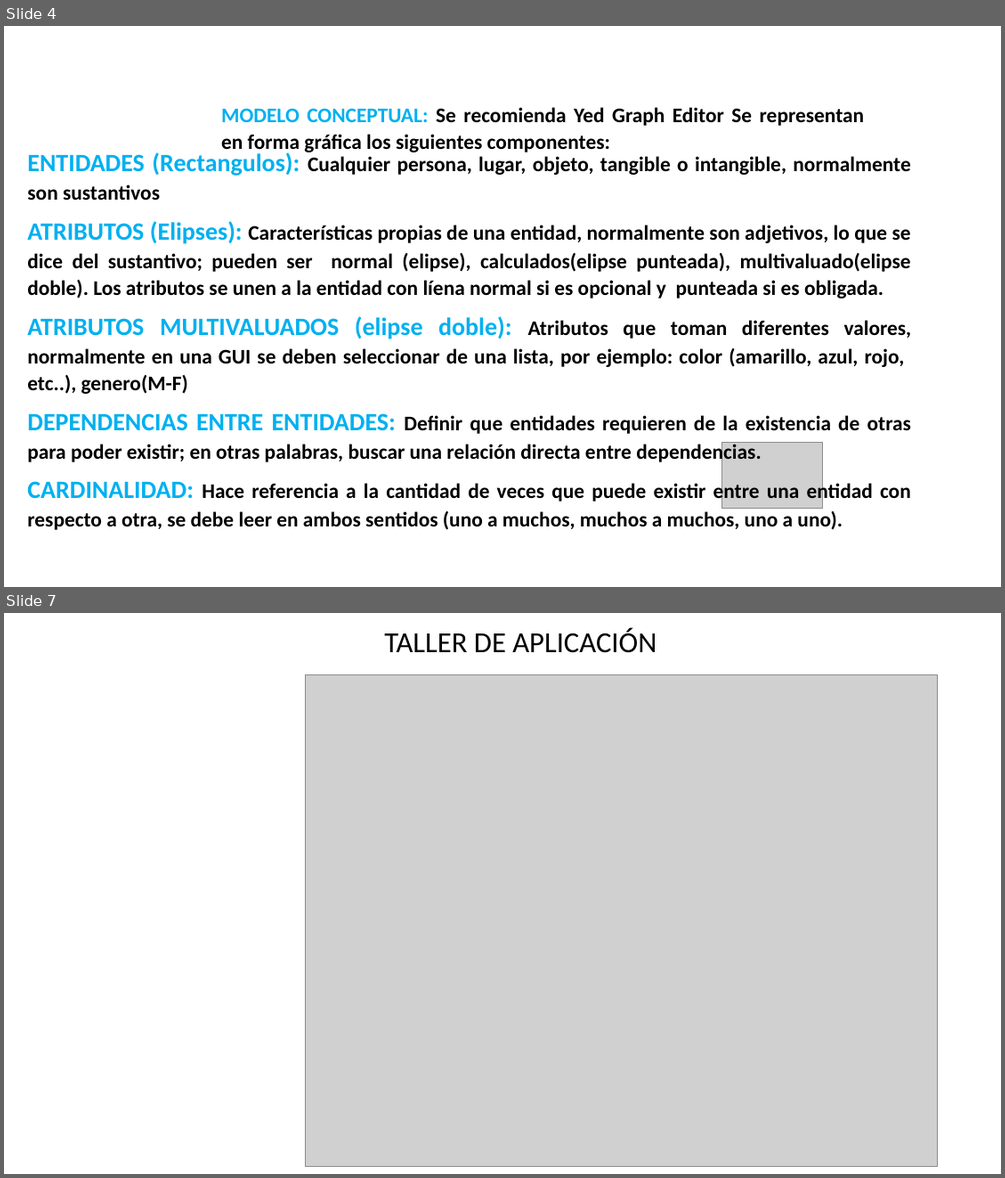
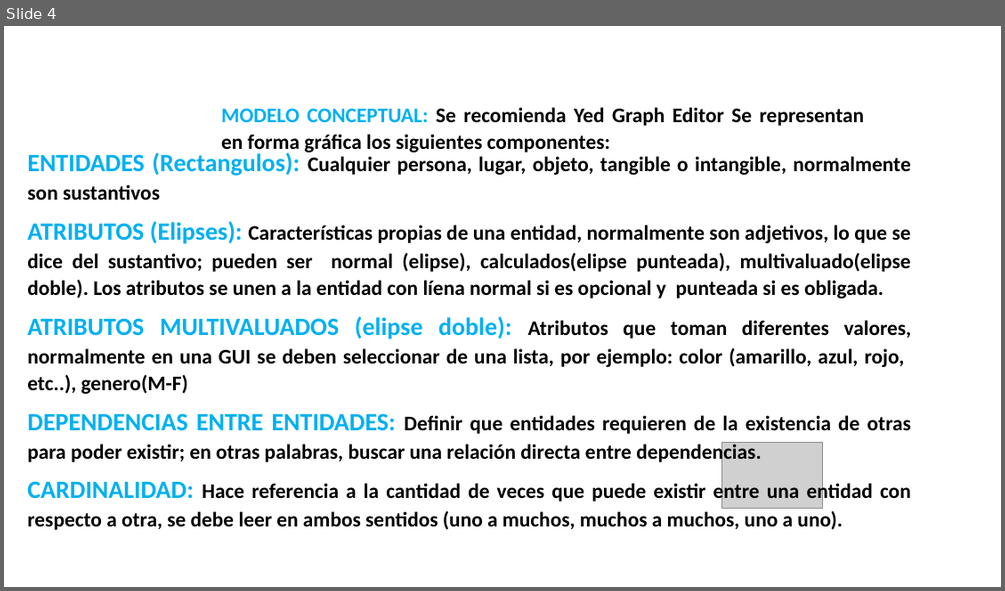
Before and after one commit to sisdesarrollo3/CICLOS-1-2-3, a slide deck: CSHARP/04. APLICACION SITUACION PROBLEMATICA/01. CASO ESTUDIO PROYECTOS - MODELO CONCEPTUAL.pptx. Shown one above the other, each under a label of ours: slides 4 and 7 before the commit, slide 4 after it; the slides between them are not shown. The pictures are 1005x1178 and 1005x591 pixels, drawn with LibreOffice and Linux fonts; fonts in the diff are those of the drawing; grey boxes stand for pictures; background and template pictures are left out. Boxes give left, top, right and bottom in pixels: in the first picture for what was removed or moved away, otherwise in the second. Text is boxed around its words. In the diff, an @@ line names an element or a change of style, - is before the commit and + after.

```diff
--- a/CSHARP/04. APLICACION SITUACION PROBLEMATICA/01. CASO ESTUDIO PROYECTOS - MODELO CONCEPTUAL.pptx
+++ b/CSHARP/04. APLICACION SITUACION PROBLEMATICA/01. CASO ESTUDIO PROYECTOS - MODELO CONCEPTUAL.pptx
@@ slide 7 removed at [4,613,1001,1174], background picture (left out) @@
@@ text removed at [384,628,656,653] @@
-TALLER DE APLICACIÓN
@@ picture removed at [305,674,937,1166] @@
```
Also in this commit, not shown: 2 slides changed, 1 slide added, 4 other files.
